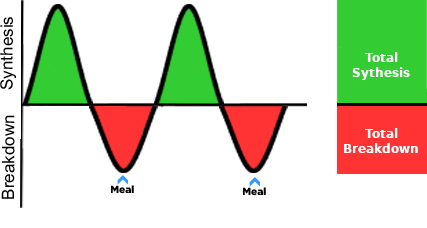
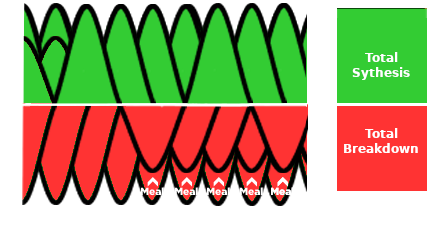
Layered file, before and after one edit (427x228). Changes by layer:
added layer "protein-balance12.png" above "protein-balance11.png" over box(0, 0, 427, 208)
added layer "protein-balance11.png" above "protein-balance10.png" over box(0, 0, 427, 208)
added layer "protein-balance10.png" above "protein-balance9.png" over box(0, 0, 427, 208)
added layer "protein-balance9.png" above "protein-balance8.png" over box(0, 0, 427, 208)
added layer "protein-balance8.png" above "protein-balance7.png" over box(0, 0, 427, 208)
added layer "protein-balance7.png" above "protein-balance6.png" over box(0, 0, 427, 208)
added layer "protein-balance6.png" above "protein-balance5.png" over box(0, 0, 427, 208)
added layer "protein-balance5.png" above "protein-balance4.png" over box(0, 0, 427, 208)
added layer "protein-balance4.png" above "protein-balance3.png" over box(0, 0, 427, 208)
added layer "protein-balance3.png" above "protein-balance2.png" over box(0, 0, 427, 208)
showed "protein-balance2.png", painted on it over box(0, 0, 427, 208)
painted on "protein-balance1.png" over box(0, 0, 427, 208)
